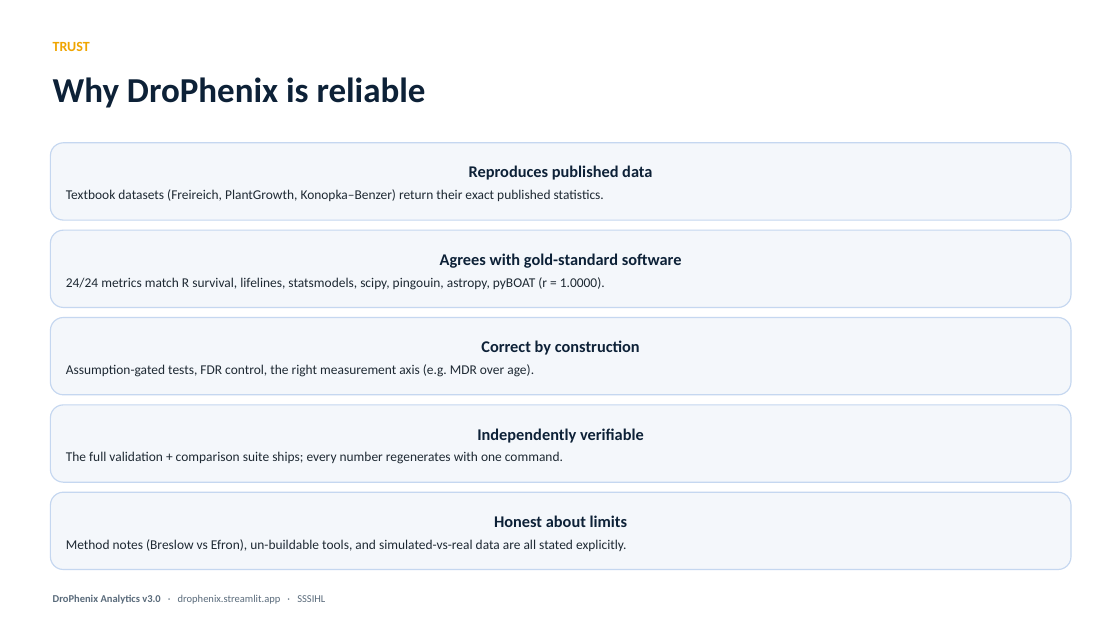
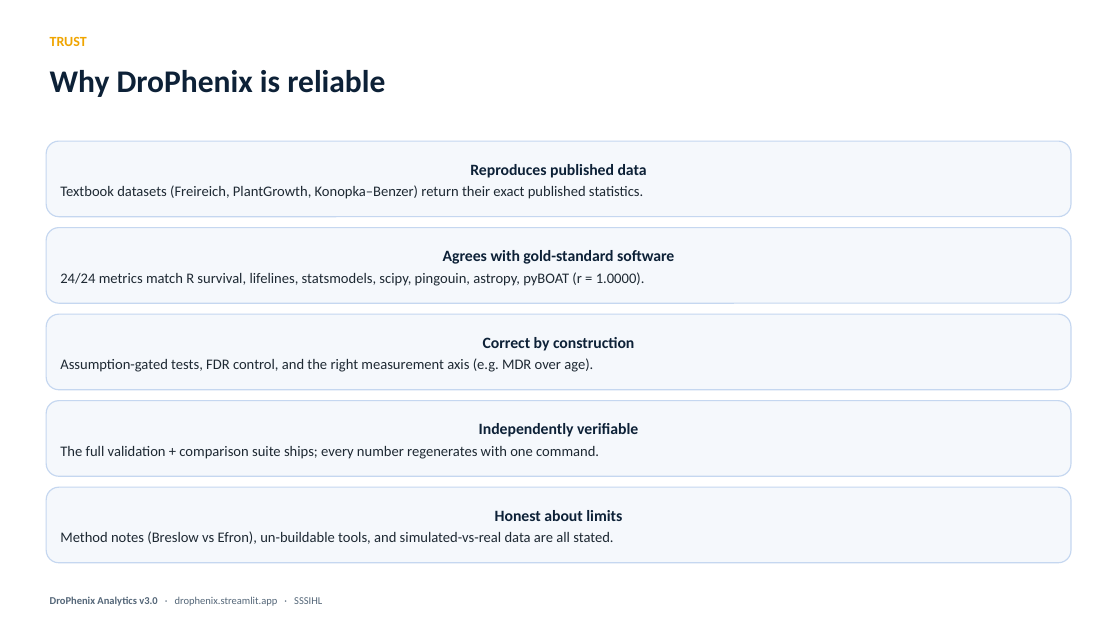
Before and after one commit to krishna-g-999/DroPhenix, a slide deck: slide 22 of manuscript/DroPhenix_presentation.pptx (slide 12 before the commit). Drawn at 1120x630 pixels with LibreOffice and Linux fonts; fonts in the diff are those of the drawing. Boxes give left, top, right and bottom in pixels: in the first picture for what was removed or moved away, otherwise in the second. Text is boxed around its words. In the diff, an @@ line names an element or a change of style, - is before the commit and + after.

```diff
--- a/manuscript/DroPhenix_presentation.pptx
+++ b/manuscript/DroPhenix_presentation.pptx
@@ text "TRUST": place and size @@
-text "TRUST" at [53,42,90,51]
+text "TRUST" at [50,37,87,46]
@@ text "Why DroPhenix is reliable": place and size @@
-text "Why DroPhenix is reliable" at [53,77,426,108]
+text "Why DroPhenix is reliable" at [50,70,385,97]
@@ text "Why DroPhenix is reliable" at [50,70,385,97]: size 30 to 27 pt @@
@@ rounded rectangle "Reproduces published data": place and size @@
-rounded rectangle "Reproduces published data" at [50,143,1071,220]
+rounded rectangle "Reproduces published data" at [46,141,1071,217]
@@ rounded rectangle "Reproduces published data" at [46,141,1071,217]: size 14 to 13.5 pt in "Reproduces published data"; size 11.5 to 12.5 pt in "Textbook datasets (Freireich, PlantGrowth, Konopka–Benzer) r ..."; less space between paragraphs; line spacing 1.03 to 1.02; fill #F4F7FB to #F5F8FC @@
@@ rounded rectangle "Agrees with gold-standard software": place and size @@
-rounded rectangle "Agrees with gold-standard software" at [50,230,1071,308]
+rounded rectangle "Agrees with gold-standard software" at [46,228,1071,303]
@@ rounded rectangle "Agrees with gold-standard software" at [46,228,1071,303]: size 14 to 13.5 pt in "Agrees with gold-standard software"; size 11.5 to 12.5 pt in "24/24 metrics match R survival, lifelines, statsmodels, ..."; less space between paragraphs; line spacing 1.03 to 1.02; fill #F4F7FB to #F5F8FC @@
@@ rounded rectangle "Correct by construction": place and size @@
-rounded rectangle "Correct by construction" at [50,318,1071,395]
+rounded rectangle "Correct by construction" at [46,314,1071,390]
@@ rounded rectangle "Correct by construction" at [46,314,1071,390]: fill #F4F7FB to #F5F8FC @@
@@ text in rounded rectangle at [60,358,593,372]: text changed; size 11.5 to 12.5 pt @@
-Assumption-gated tests, FDR control, the right measurement axis (e.g. MDR over age).
+Assumption-gated tests, FDR control, and the right measurement axis (e.g. MDR over age).
@@ text in rounded rectangle at [483,337,634,351]: size 14 to 13.5 pt in "Correct by construction"; less space between paragraphs @@
@@ rounded rectangle "Independently verifiable": place and size @@
-rounded rectangle "Independently verifiable" at [50,405,1071,482]
+rounded rectangle "Independently verifiable" at [46,401,1071,476]
@@ rounded rectangle "Independently verifiable" at [46,401,1071,476]: size 14 to 13.5 pt in "Independently verifiable"; size 11.5 to 12.5 pt in "The full validation + comparison suite ships; ..."; less space between paragraphs; line spacing 1.03 to 1.02; fill #F4F7FB to #F5F8FC @@
@@ rounded rectangle "Honest about limits" at [46,487,1071,563]: fill #F4F7FB to #F5F8FC @@
@@ rounded rectangle "Honest about limits": place and size @@
-rounded rectangle "Honest about limits" at [50,492,1071,570]
+rounded rectangle "Honest about limits" at [46,487,1071,563]
@@ text in rounded rectangle at [60,531,613,544]: text changed; size 11.5 to 12.5 pt @@
-Method notes (Breslow vs Efron), un-buildable tools, and simulated-vs-real data are all stated explicitly.
+Method notes (Breslow vs Efron), un-buildable tools, and simulated-vs-real data are all stated.
@@ text in rounded rectangle at [495,510,622,521]: size 14 to 13.5 pt in "Honest about limits"; less space between paragraphs @@
@@ text "DroPhenix Analytics v3.0 · drophenix.streamlit.app ..." at [50,596,322,606]: text colour #5A6B7B to #546678 @@
```
Also in this commit, not shown: 9 other slides changed, 14 slides added, 4 slides removed, 3 other files.
